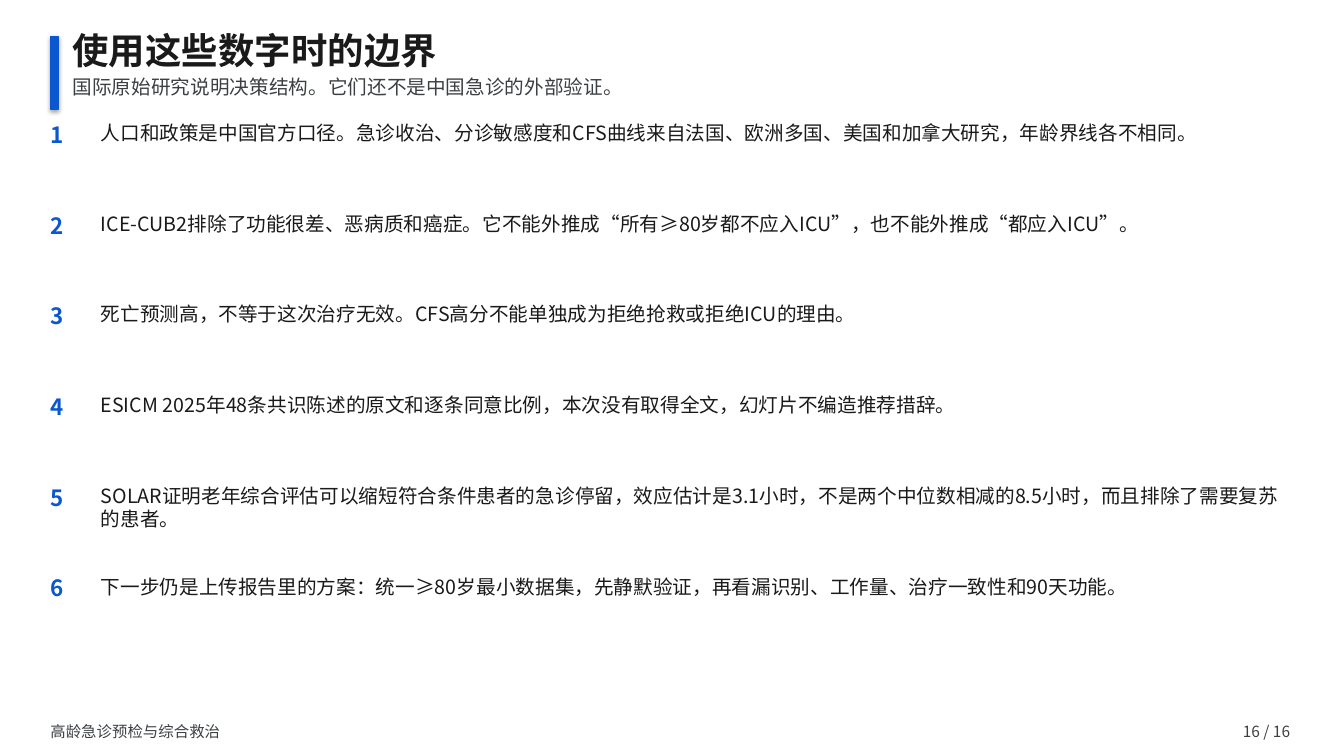
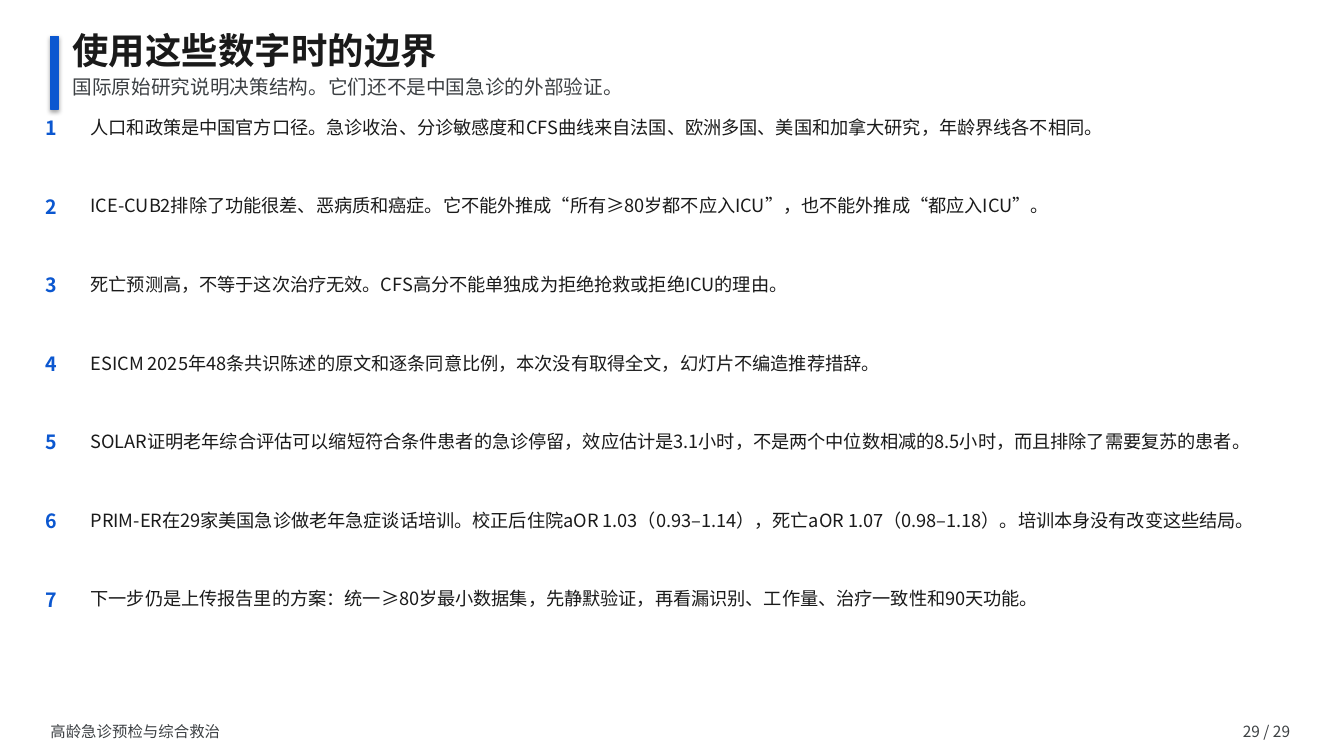
Before and after one commit to ttacuy/shania, a slide deck: slide 29 of evidence/elderly-ed-decision/高龄急诊预检与综合救治.pptx (slide 16 before the commit). Drawn at 1344x756 pixels with LibreOffice and Linux fonts; fonts in the diff are those of the drawing. Boxes give left, top, right and bottom in pixels: in the first picture for what was removed or moved away, otherwise in the second. Text is boxed around its words. In the diff, an @@ line names an element or a change of style, - is before the commit and + after.

```diff
--- a/evidence/elderly-ed-decision/高龄急诊预检与综合救治.pptx
+++ b/evidence/elderly-ed-decision/高龄急诊预检与综合救治.pptx
@@ text "人口和政策是中国官方口径。急诊收治、分诊敏感度和CFS曲线来自法国、欧洲多国、美国和加拿大研究，年龄界线各不相同。": place and size @@
-text "人口和政策是中国官方口径。急诊收治、分诊敏感度和CFS曲线来自法国、欧洲多国、美国和加拿大研究，年龄界线各不相同。" at <box>101,123,1197,142</box>
+text "人口和政策是中国官方口径。急诊收治、分诊敏感度和CFS曲线来自法国、欧洲多国、美国和加拿大研究，年龄界线各不相同。" at <box>91,118,1103,136</box>
@@ text "2": place and size @@
-text "2" at <box>50,217,63,234</box>
+text "2" at <box>45,199,57,214</box>
@@ text "ICE-CUB2排除了功能很差、恶病质和癌症。它不能外推成“所有≥80岁都不应入ICU”，也不能外推成“都应入ICU”。": place and size @@
-text "ICE-CUB2排除了功能很差、恶病质和癌症。它不能外推成“所有≥80岁都不应入ICU”，也不能外推成“都应入ICU”。" at <box>101,214,1139,233</box>
+text "ICE-CUB2排除了功能很差、恶病质和癌症。它不能外推成“所有≥80岁都不应入ICU”，也不能外推成“都应入ICU”。" at <box>91,196,1049,214</box>
@@ text "3": place and size @@
-text "3" at <box>50,307,63,325</box>
+text "3" at <box>45,277,57,293</box>
@@ text "死亡预测高，不等于这次治疗无效。CFS高分不能单独成为拒绝抢救或拒绝ICU的理由。": place and size @@
-text "死亡预测高，不等于这次治疗无效。CFS高分不能单独成为拒绝抢救或拒绝ICU的理由。" at <box>101,304,856,323</box>
+text "死亡预测高，不等于这次治疗无效。CFS高分不能单独成为拒绝抢救或拒绝ICU的理由。" at <box>91,275,788,293</box>
@@ text "4": place and size @@
-text "4" at <box>50,398,63,415</box>
+text "4" at <box>45,356,57,371</box>
@@ text "ESICM 2025年48条共识陈述的原文和逐条同意比例，本次没有取得全文，幻灯片不编造推荐措辞。": place and size @@
-text "ESICM 2025年48条共识陈述的原文和逐条同意比例，本次没有取得全文，幻灯片不编造推荐措辞。" at <box>101,395,956,414</box>
+text "ESICM 2025年48条共识陈述的原文和逐条同意比例，本次没有取得全文，幻灯片不编造推荐措辞。" at <box>91,354,880,372</box>
@@ text "5": place and size @@
-text "5" at <box>50,489,63,507</box>
+text "5" at <box>45,434,57,450</box>
@@ text "SOLAR证明老年综合评估可以缩短符合条件患者的急诊停留，效应估计是3.1小时，不是两个中位数相减的8.5小时，而且排除 ...": place and size @@
-text "SOLAR证明老年综合评估可以缩短符合条件患者的急诊停留，效应估计是3.1小时，不是两个中位数相减的8.5小时，而且排除 ..." at <box>101,486,1278,528</box>
+text "SOLAR证明老年综合评估可以缩短符合条件患者的急诊停留，效应估计是3.1小时，不是两个中位数相减的8.5小时，而且排除 ..." at <box>91,432,1251,450</box>
@@ size 16 to 14 pt in 6 elements at <box>45,120,57,135</box>, <box>45,199,57,214</box>, <box>45,277,57,293</box>, <box>45,356,57,371</box>, <box>45,434,57,450</box>, <box>45,513,57,529</box> @@
@@ text "6": place and size @@
-text "6" at <box>50,579,63,597</box>
+text "6" at <box>45,513,57,529</box>
@@ text added at <box>91,511,1254,529</box>, 13 pt, text #1A1A1A @@
+PRIM-ER在29家美国急诊做老年急症谈话培训。校正后住院aOR 1.03（0.93–1.14），死亡aOR 1.07（0.98–1.18）。培训本身没有改变这些结局。
@@ text added at <box>45,592,57,607</box>, 14 pt, text #0B57D0, bold @@
+7
@@ size 14 to 13 pt in 6 elements at <box>91,118,1103,136</box>, <box>91,196,1049,214</box>, <box>91,275,788,293</box>, <box>91,354,880,372</box>, <box>91,432,1251,450</box>, <box>91,589,1039,607</box> @@
@@ text "下一步仍是上传报告里的方案：统一≥80岁最小数据集，先静默验证，再看漏识别、工作量、治疗一致性和90天功能。": place and size @@
-text "下一步仍是上传报告里的方案：统一≥80岁最小数据集，先静默验证，再看漏识别、工作量、治疗一致性和90天功能。" at <box>101,577,1127,596</box>
+text "下一步仍是上传报告里的方案：统一≥80岁最小数据集，先静默验证，再看漏识别、工作量、治疗一致性和90天功能。" at <box>91,589,1039,607</box>
@@ text at <box>1243,725,1290,737</box>: text changed @@
-16 / 16
+29 / 29
```
Also in this commit, not shown: 15 other slides changed, 13 slides added, 15 other files.
